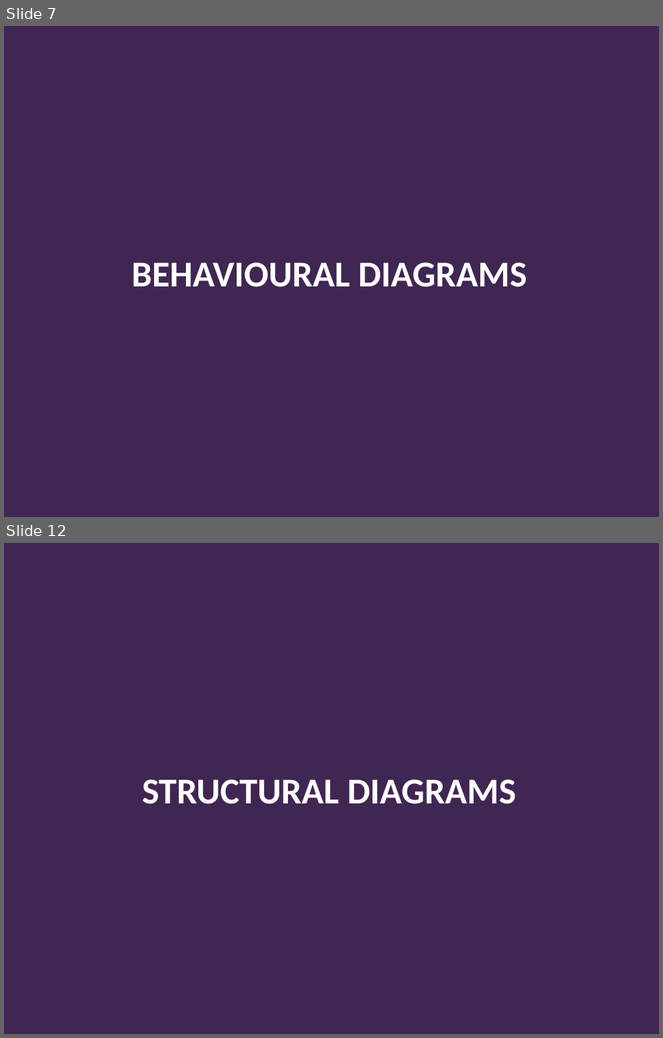
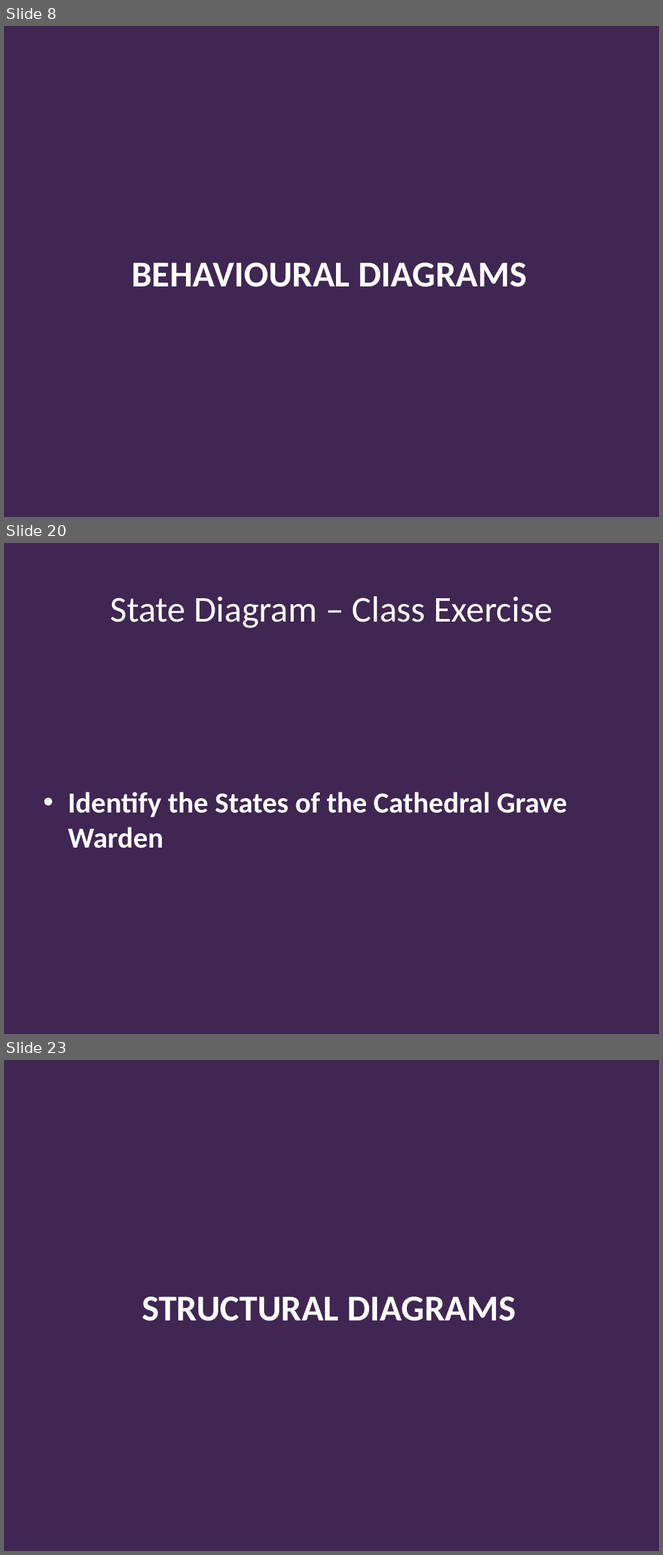
Before and after one commit to Falmouth-Games-Academy/bsc-course-materials, a slide deck: COMP140/04/2019-20-COMP140-04-lecture.pptx. Shown one above the other, each under a label of ours: slides 7 and 12 before the commit, slides 8, 20 and 23 after it; the slides between them are not shown. The pictures are 663x1038 and 663x1555 pixels, drawn with LibreOffice and Linux fonts; fonts in the diff are those of the drawing; background and template pictures are left out. Boxes give left, top, right and bottom in pixels: in the first picture for what was removed or moved away, otherwise in the second. Text is boxed around its words. In the diff, an @@ line names an element or a change of style, - is before the commit and + after.

```diff
--- a/COMP140/04/2019-20-COMP140-04-lecture.pptx
+++ b/COMP140/04/2019-20-COMP140-04-lecture.pptx
@@ slide 20 added at bbox=[4, 543, 659, 1034], background #402652 @@
@@ title added at bbox=[111, 596, 553, 628], 40 pt, text #FFFFFF @@
+State Diagram – Class Exercise
@@ text added at bbox=[68, 792, 567, 849], 32 pt, text #FFFFFF, bold @@
+• Identify the States of the Cathedral Grave Warden
@@ what was slide 7 is now slide 8 @@
@@ what was slide 12 is now slide 23 @@
```
Also in this commit, not shown: 8 slides changed, 19 other slides added, 14 other files.
